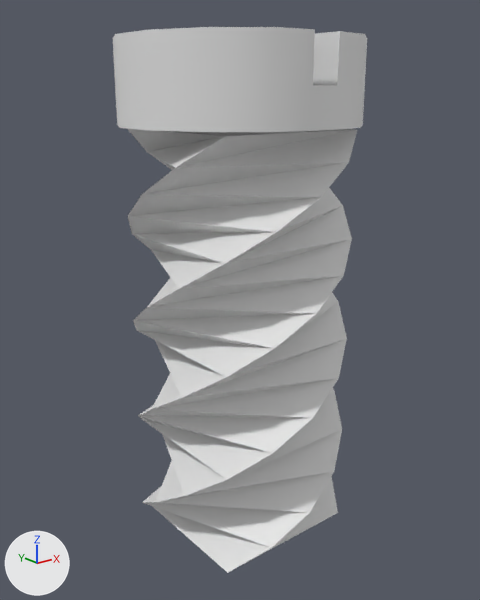
Renders of the Blender file BlenderModels/Screw.blend from each side of a commit.
Both versions are drawn from a camera (50 mm lens) standing at (-0.509, -0.637, 0.138) and looking at (-0.001, -0.001, -0.116). Every picture has the same lights, and +X, +Y and +Z are marked at lower left.

The first picture shows 'Plane', 'Screw'.
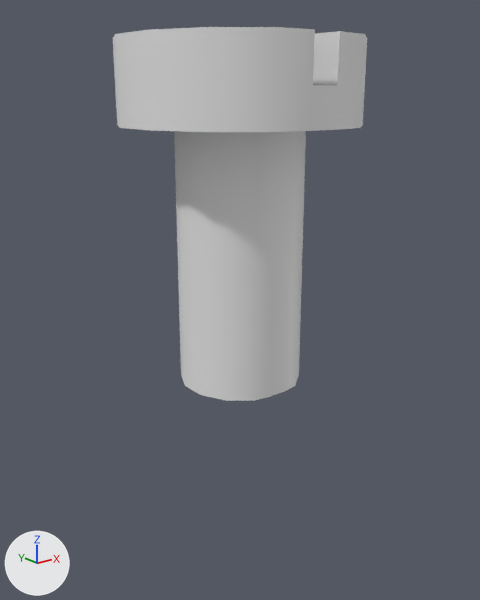
What the commit changed:
Object 'Plane' (ob_plane) is now hidden.

Changed parts and their boxes [x1, y1, x2, y2] in the pictures (480 x 600 px):
'Plane', hidden: before [128, 129, 357, 573]
